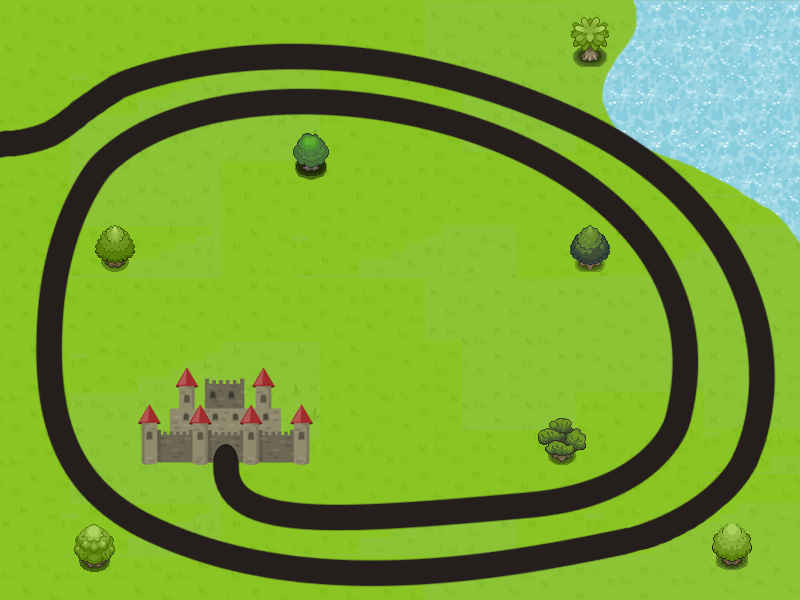
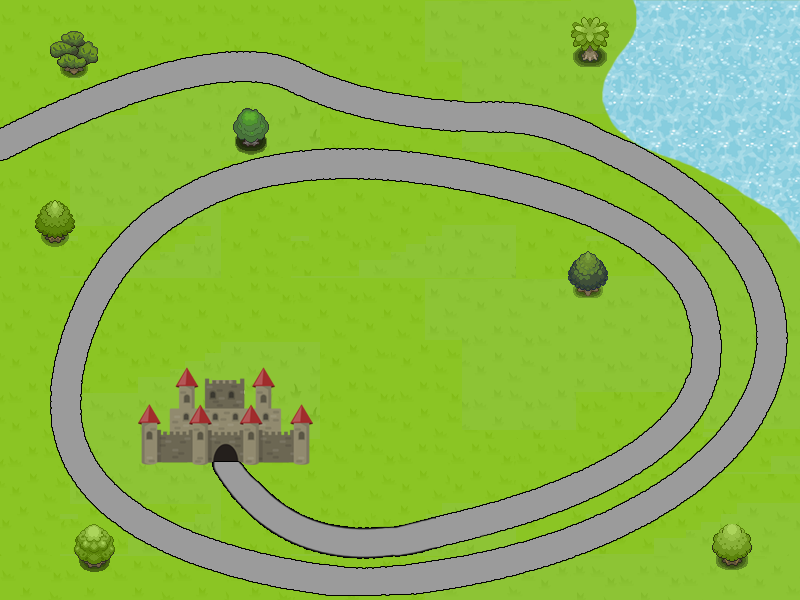
Two versions of the same layered image (800x600). Layer-by-layer changes:
removed layer "Camada 5" over [0, 42, 777, 588]
added layer "Caminho" above "Castelo" over [0, 52, 787, 595]
painted on "Castelo" over [216, 380, 233, 384]
removed layer "Camada 6" over [538, 418, 586, 465]
renamed "Trees" to "Arvores", painted on it over [35, 31, 752, 572]
added layer "Camada 1" over [0, 31, 788, 596]
